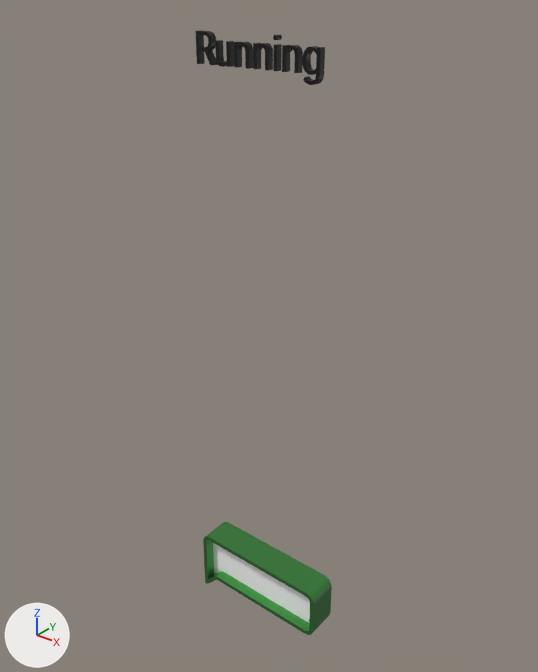
What one commit did to the glTF model src/assets/glb/laboratory/pop_up_running.glb.
One viewpoint serves both versions: a 50 mm camera at (20.82, -6.92, 13.36) aimed at (13.43, 2.32, 7.64). The axes (+X, +Y, +Z) are drawn at lower left. The lights are the same throughout. Where no turn or scale is listed for an object, it has been applied to the vertices. Vertices at the same position are counted once.

Names of what the first picture shows: 'pop_up_running', 'pop_up_running.001'.
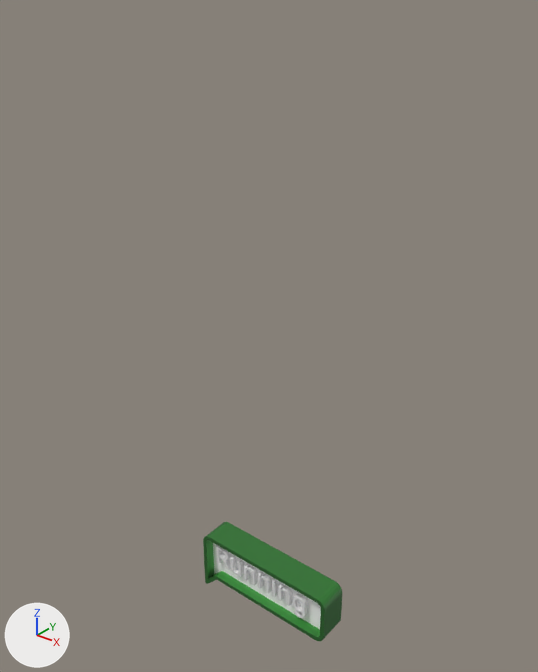
Commit message: pop_up_running : OKOK

Changed parts and their boxes [x1, y1, x2, y2] in the pictures (538 x 672 px; the box of a moved part takes in the faces that stretch with it):
'pop_up_running', reshaped (8% wider): before [203, 522, 332, 635]; after [203, 522, 342, 641]
'pop_up_running.001', recoloured, moved: before [196, 30, 325, 85]; after [216, 545, 308, 618]
part 1 of me_pop_up_running, moved or reshaped: before [215, 543, 332, 635]; after [215, 543, 342, 641]

The change in detail:
me_pop_up_running has 162 vertices, 320 faces and spans x -1.43..1.43, y -0.3..0.3, z -0.83..0.53.
me_pop_up_running is used by ob_pop_up_running; location (13.5, 2.1, 2.3).
me_pop_up_running part 1: all 72 vertices in x 1.24..1.43, y -0.3..0.3, z -0.53..0.53 are moved by (0.25, 0.0, 0.0).
me_pop_up_running_002 has 668 vertices, 1312 faces and spans x -1.15..1.16, y -0.21..-0.1, z -0.31..0.3.
me_pop_up_running_002 no longer uses material mat_material_001 (black #000000).
Object 'pop_up_running.001' (ob_pop_up_running_001) moves from (13.5, 2.1, 12.3) to (13.5, 2.1, 2.3).
